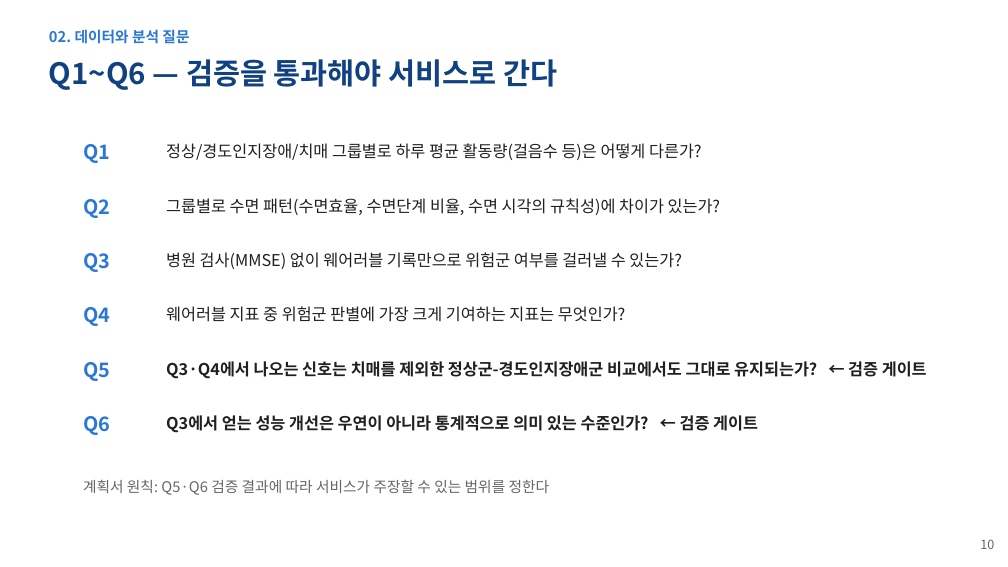
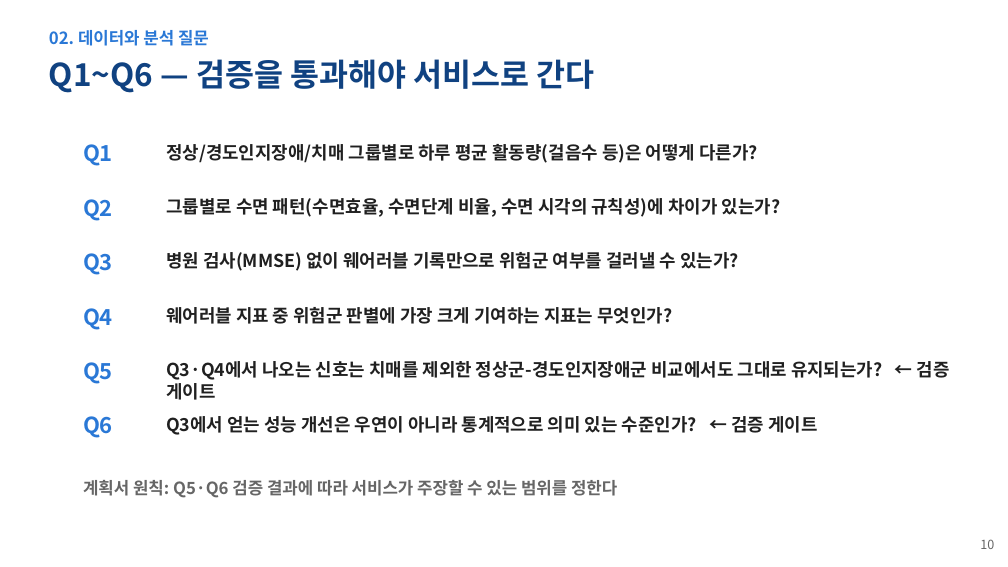
Before and after one commit to wpalswpa/dementia-screening, a slide deck: slide 10 of 발표자료_최종본_v2.pptx. Drawn at 1008x567 pixels with LibreOffice and Linux fonts; fonts in the diff are those of the drawing. Boxes give left, top, right and bottom in pixels: in the first picture for what was removed or moved away, otherwise in the second. Text is boxed around its words. In the diff, an @@ line names an element or a change of style, - is before the commit and + after.

```diff
--- a/발표자료_최종본_v2.pptx
+++ b/발표자료_최종본_v2.pptx
@@ text "02. 데이터와 분석 질문" at <box>49,30,209,46</box>: size 14 to 16 pt @@
@@ text "Q1~Q6 — 검증을 통과해야 서비스로 ..." at <box>49,59,594,93</box>: size 28 to 30 pt @@
@@ size 15.5 to 17 pt, bold on in 4 elements at <box>166,144,758,163</box>, <box>166,198,781,217</box>, <box>166,252,739,271</box>, <box>166,307,672,324</box> @@
@@ text "Q3·Q4에서 나오는 신호는 치매를 제외한 ..." at <box>166,361,950,400</box>: size 15.5 to 17 pt @@
@@ size 19 to 21 pt in 6 elements at <box>83,144,113,166</box>, <box>83,199,113,221</box>, <box>83,253,113,275</box>, <box>83,308,113,330</box>, <box>83,362,113,384</box>, <box>83,416,113,438</box> @@
@@ text "Q3에서 얻는 성능 개선은 우연이 ..." at <box>166,416,817,435</box>: size 15.5 to 17 pt @@
@@ text "계획서 원칙: Q5·Q6 검증 결과에 ..." at <box>83,480,617,498</box>: size 14 to 16 pt, bold on @@
```
Also in this commit, not shown: 22 other slides changed.
